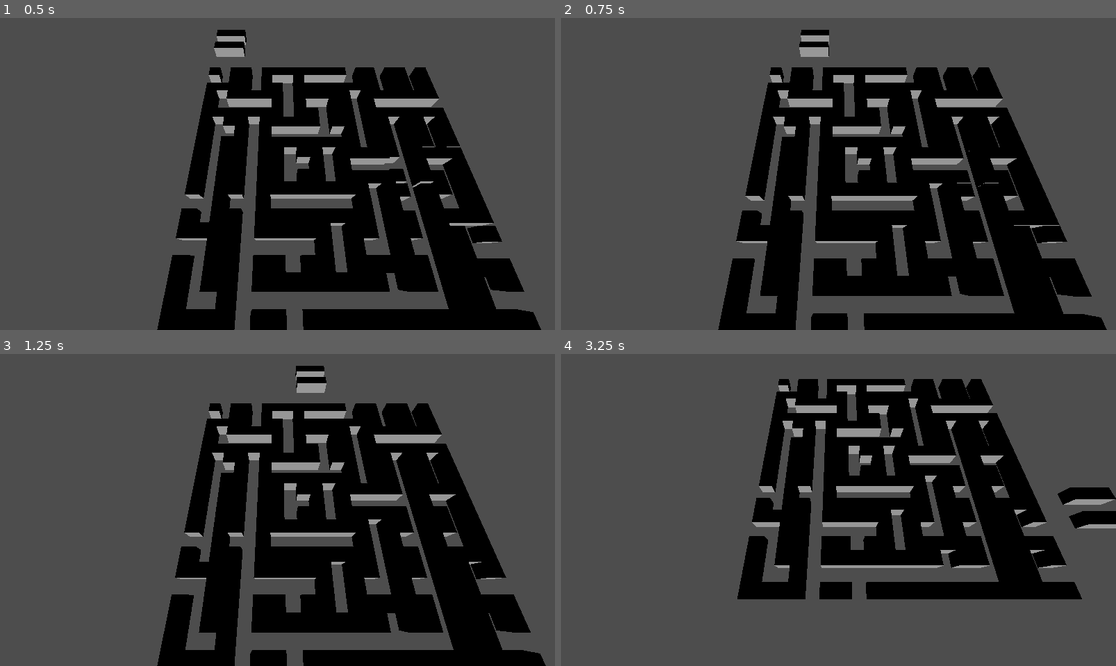
Above: before the commit, frames 1-4 (two rows, left to right).
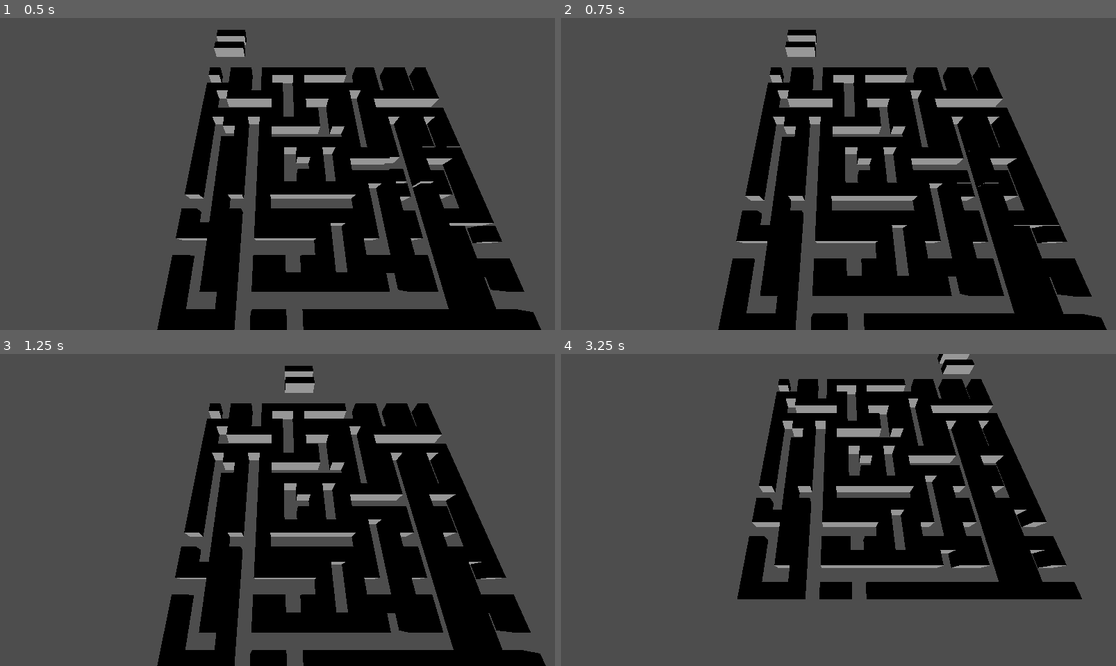
Above: after the commit, the same moments.

Repository: karpster/trhunt
Game: Godot game, scene res://pelialue.tscn
Two runs of this game, one before a commit and one after it. Both use one fixed random seed, a clock stepped at 60 frames per second and the inputs below.
Inputs (mouse positions are in pixels of both pictures, inside the frame that each line leads up to):
- Up to frame 1 (0.5 s): no input
- Up to frame 2 (0.75 s): move the mouse to (960, 158) at 0.52 s; hold Right (moveright) from 0.53 s (still down); hold Space (action) from 0.53 s (still down); click (960, 158) at 0.67 s
- Up to frame 3 (1.25 s): keep holding Right (moveright); keep holding Space (action)
- Up to frame 4 (3.25 s): move the mouse to (727, 525) at 1.27 s; release Right (moveright) at 1.28 s; release Space (action) at 1.28 s; hold Down (movedown) 1.28-2.03 s; tap Space (action) at 1.35, 2.3, 3.05 s; click (727, 525) at 1.42 s; tap Enter at 2 s; move the mouse to (894, 441) at 2.02 s; hold Right (moveright) 2.03-2.78 s; hold K (camdown) 2.03-2.78 s; click (894, 441) at 2.17 s; move the mouse to (810, 572) at 2.77 s; hold Up (moveup) from 2.78 s (still down); tap J (camleft) at 2.85 s; click (810, 572) at 2.92 s

Frame 1 is identical in both runs. In frame 2, 0.4% of the frame differs, in the area x 40-49%, y 3-13%; in frame 3, 0.4%; in frame 4, 1.3%, in the area x 67-100%, y 0-56%.

Commit message:
should be ready for scene transition

Diff:
--- a/Global.gd
+++ b/Global.gd
@@ -4,3 +4,22 @@
 var players_dict = {} # controller_id: player_id
 var map_width: int = 7
 var map_height: int = 7
+var eventdevice
+var validcheck: bool
+
+func identify_input(pressed_event):
+	# check if device of event is keyboard or controller
+	validcheck = false
+	if pressed_event is InputEventMouseMotion or pressed_event is InputEventMouseButton:
+		validcheck = false
+	elif (pressed_event is InputEventJoypadButton):
+		eventdevice = pressed_event.get_device()
+		validcheck = true
+	elif pressed_event is InputEventJoypadMotion && pressed_event.get_axis() >= 0 && pressed_event.get_axis() <= 3:
+		eventdevice = pressed_event.get_device()
+		validcheck = true
+	elif pressed_event is InputEventJoypadMotion && pressed_event.get_axis() >= 4:
+		validcheck = false
+	else:
+		eventdevice = "keyboard"
+		validcheck = true
--- a/pelaaja.gd
+++ b/pelaaja.gd
@@ -4,6 +4,7 @@
 var pos_z: int
 var playerno: int
 var score: int = 0
+var transit_ready: bool
 
 func check_direction(dir):
 	var allowed = false
--- a/pelaajavalinta.gd
+++ b/pelaajavalinta.gd
@@ -5,7 +5,7 @@
 var palikka = preload("res://palikka.tscn")
 var player = preload("res://pelaaja.tscn")
 var raja = preload("res://rajapala.tscn")
-var transit_ready: bool
+var level_transit_ready: bool
 
 var init_area = [
 	[0,1,1,0],[0,1,2,0],[2,1,3,0],[0,1,4,0],[0,1,5,0],
@@ -67,10 +67,7 @@
 	# luo vasen alakulma
 	# luo oikea alakulma
 
-func listen_to_input():
-	pass
-
-func player_action(pressed_event, eventdevice):
+func player_input(pressed_event, eventdevice):
 	var plr = find_player(Global.players_dict[eventdevice])
 	print(plr)
 	if Input.is_action_pressed("moveleft"):
@@ -85,6 +82,11 @@
 		pass
 		# if on top of option square, adjust option
 		# if in transit area, mark player as ready
+		if is_in_transit_area(Global.players_dict[eventdevice]):
+			if plr.transit_ready == true:
+				plr.transit_ready = false
+			else:
+				plr.transit_ready = true
 
 func find_player(pl_no):
 	for plr in get_tree().get_nodes_in_group("pelaajat"):
@@ -113,34 +115,18 @@
 	plr.pos_x = pos[1]
 	plr.pos_z = pos[0]
 	plr.playerno = next_player
+	plr.transit_ready = false
 
 func check_player(pressed_event):
-	var eventdevice
-	# check if device of event is keyboard or controller
-	var validcheck: bool = false
-	if pressed_event is InputEventMouseMotion or pressed_event is InputEventMouseButton:
-		validcheck = false
-	elif (pressed_event is InputEventJoypadButton):
-		eventdevice = pressed_event.get_device()
-		validcheck = true
-	elif pressed_event is InputEventJoypadMotion && pressed_event.get_axis() >= 0 && pressed_event.get_axis() <= 3:
-		eventdevice = pressed_event.get_device()
-		validcheck = true
-	elif pressed_event is InputEventJoypadMotion && pressed_event.get_axis() >= 4:
-		validcheck = false
-	else:
-		eventdevice = "keyboard"
-		validcheck = true
-
 	# if player exists in field, process input (cancel removes player, any other is processed as is)
 	# or if player doesn't exist, create player
-	if Global.players_dict.has(eventdevice):
+	if Global.players_dict.has(Global.eventdevice):
 		if pressed_event.is_action("cancel", true):
-			remove_player(eventdevice)
+			remove_player(Global.eventdevice)
 		else:
-			player_action(pressed_event, eventdevice)
-	elif validcheck == true && !pressed_event.is_action("cancel", true):
-		create_player(eventdevice)
+			player_input(pressed_event, Global.eventdevice)
+	elif Global.validcheck == true && !pressed_event.is_action("cancel", true):
+		create_player(Global.eventdevice)
 
 func find_next_player(dict):
 	var highest = 0
@@ -159,12 +145,12 @@
 func check_player_positions():
 	var readyplrs: int = 0
 	for plr in get_tree().get_nodes_in_group("pelaajat"):
-		if plr.pos_x >= 2 && plr.pos_x <= 4 && plr.pos_z >= 3 && plr.pos_z <= 5:
+		if plr.transit_ready == true:
 			readyplrs += 1
 	if readyplrs == Global.players_dict.size() && Global.players_dict.size() > 1:
-		transit_ready = true
+		level_transit_ready = true
 	else:
-		transit_ready = false
+		level_transit_ready = false
 
 func update_blocks(d):
 	var xdist: float
@@ -186,6 +172,7 @@
 			obj.global_position.z += 8 * d * (obj.pos_z * Global.spacing - obj.global_position.z)
 
 func _input(event):
+	Global.identify_input(event)
 	check_player(event)
 	if Global.players_dict.size() > 0:
 		check_player_positions()
@@ -195,10 +182,10 @@
 	create_area()
 	create_borders()
 	create_options()
-	transit_ready = false
+	level_transit_ready = false
 
 # Called every frame. 'delta' is the elapsed time since the previous frame.
 func _process(delta):
 	update_blocks(delta)
-	if transit_ready:
+	if level_transit_ready:
 		get_tree().change_scene_to_file("res://pelialue.tscn")
--- a/pelialue.gd
+++ b/pelialue.gd
@@ -128,23 +128,19 @@
 func spare_movement():
 	var spare_block
 	spare_block = find_spare()
-	if  $cooldown_timer.time_left == 0 && Input.is_action_pressed("moveleft"):
-		spare_block.move_left(grid_width, grid_height)
-		$cooldown_timer.start()
-	if $cooldown_timer.time_left == 0 && Input.is_action_pressed("moveright"):
-		spare_block.move_right(grid_width, grid_height)
-		$cooldown_timer.start()
-	if $cooldown_timer.time_left == 0 && Input.is_action_pressed("moveup"):
-		spare_block.move_up(grid_width, grid_height)
-		$cooldown_timer.start()
-	if $cooldown_timer.time_left == 0 && Input.is_action_pressed("movedown"):
-		spare_block.move_down(grid_width, grid_height)
-		$cooldown_timer.start()
-	if $cooldown_timer.time_left == 0 && Input.is_action_pressed("rotate_left"):
-		spare_block.rotate_left()
-		$cooldown_timer.start()
-	if $cooldown_timer.time_left == 0 && Input.is_action_pressed("rotate_right"):
-		spare_block.rotate_right()
+	if $cooldown_timer.time_left == 0:
+		if Input.is_action_pressed("moveleft"):
+			spare_block.move_left(grid_width, grid_height)
+		if Input.is_action_pressed("moveright"):
+			spare_block.move_right(grid_width, grid_height)
+		if Input.is_action_pressed("moveup"):
+			spare_block.move_up(grid_width, grid_height)
+		if Input.is_action_pressed("movedown"):
+			spare_block.move_down(grid_width, grid_height)
+		if Input.is_action_pressed("rotate_left"):
+			spare_block.rotate_left()
+		if Input.is_action_pressed("rotate_right"):
+			spare_block.rotate_right()
 		$cooldown_timer.start()
 
 func spare_action():
@@ -247,10 +243,11 @@
 	phase = "spare_movement"
 
 func _input(event):
-	pass
+	Global.identify_input(event)
 
 func _process(delta):
 	camera_movement(delta)
+	#Global.players_dict[eventdevice]
 	if phase == "spare_movement":
 		spare_movement()
 		spare_action()
